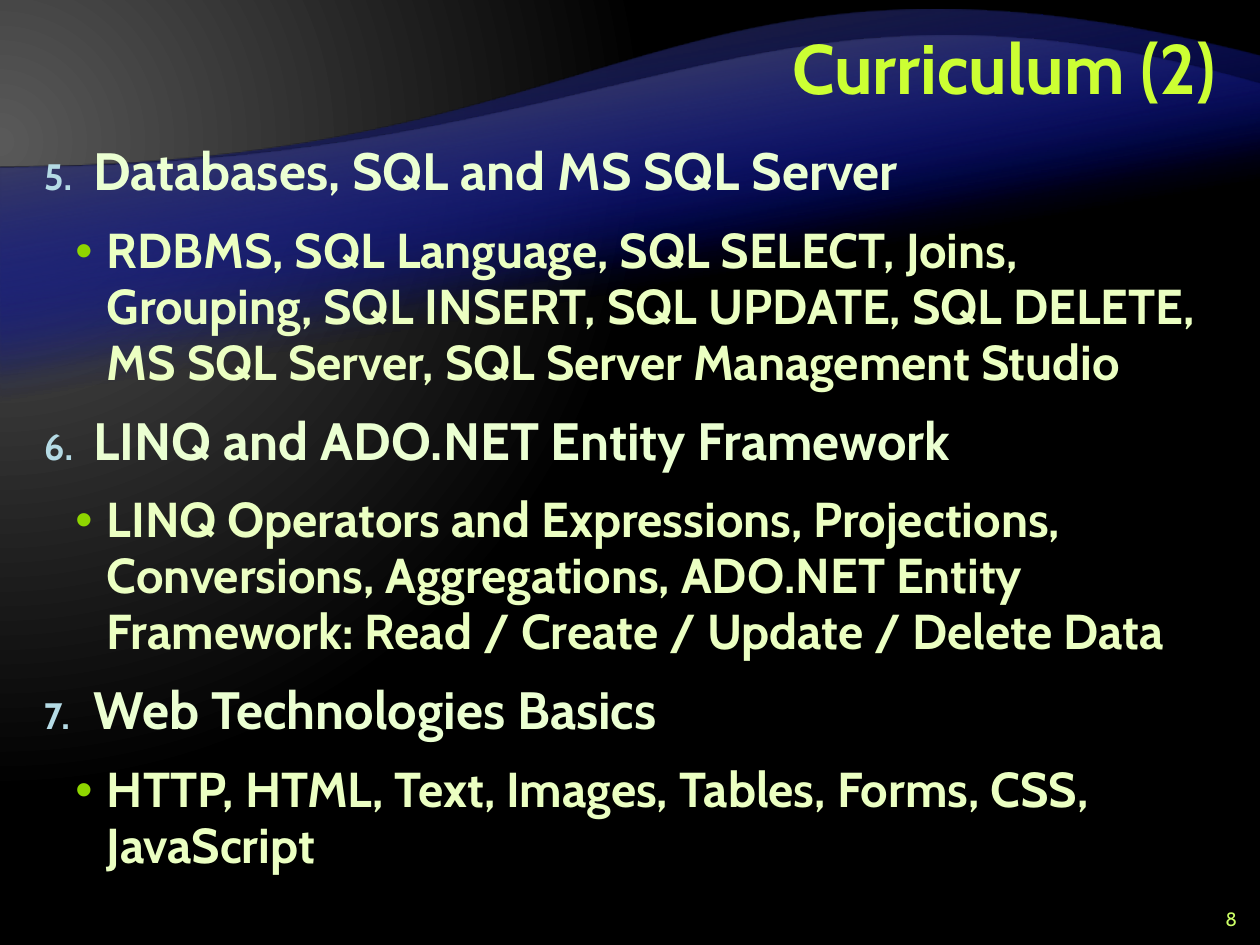
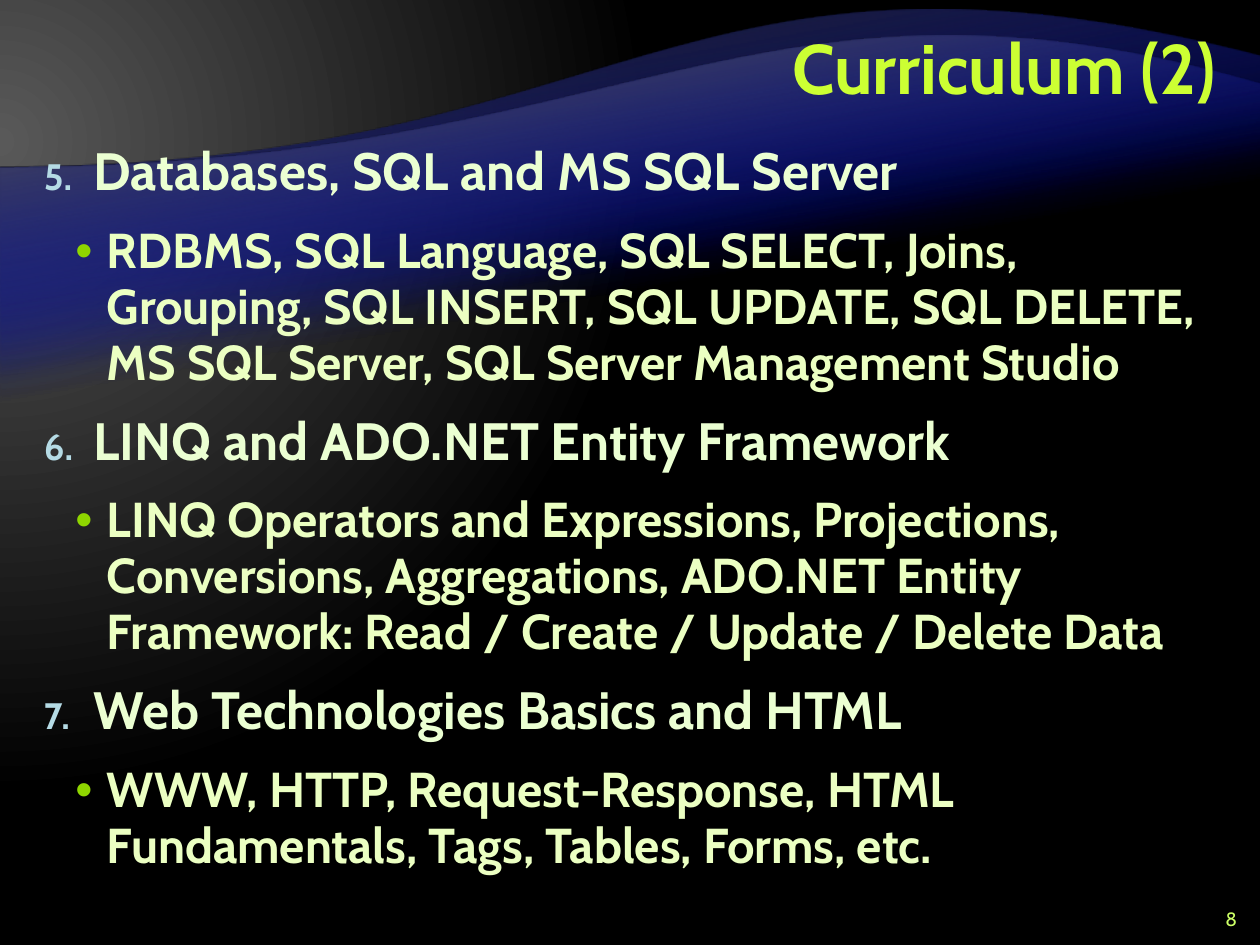
Before and after one commit to Lockheed01/aspnet-mvc-course, a slide deck: slide 8 of Lectures/0. Course Introduction/--for-editing--Course Introduction.pptx. Drawn at 1260x945 pixels with LibreOffice and Linux fonts; fonts in the diff are those of the drawing; background and template pictures are left out. Boxes give left, top, right and bottom in pixels: in the first picture for what was removed or moved away, otherwise in the second. Text is boxed around its words. In the diff, an @@ line names an element or a change of style, - is before the commit and + after.

```diff
--- a/Lectures/0. Course Introduction/--for-editing--Course Introduction.pptx
+++ b/Lectures/0. Course Introduction/--for-editing--Course Introduction.pptx
@@ text at box(94, 689, 954, 874): text changed @@
-7. Web Technologies Basics
-  • HTTP, HTML, Text, Images, Tables, Forms, CSS, JavaScript
+7. Web Technologies Basics and HTML
+  • WWW, HTTP, Request-Response, HTML Fundamentals, Tags, Tables, Forms, etc.
```
Also in this commit, not shown: 12 other slides changed, 4 slides added, 4 slides removed.
